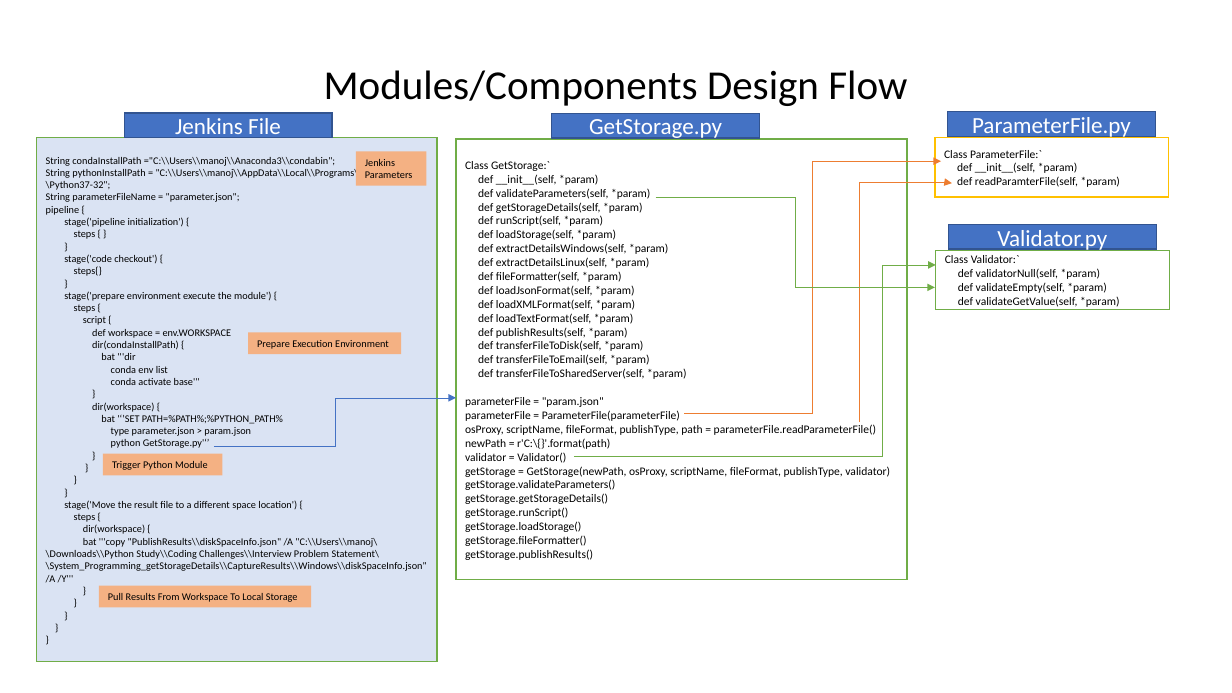
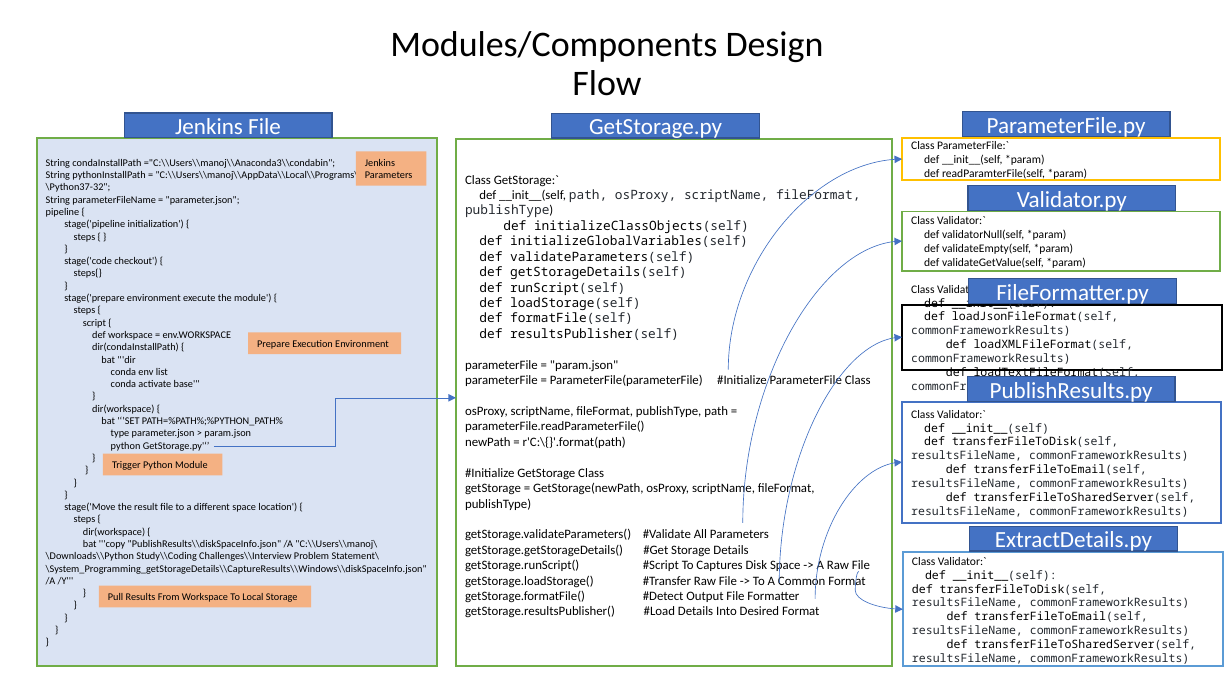
Before and after one commit to manojnayakkuna/System_Programming_getStorageDetails, a slide deck: slide 3 of Design Flow/GetStorageDetails Design Flow.pptx. Drawn at 1232x693 pixels with LibreOffice and Linux fonts; fonts in the diff are those of the drawing. Boxes give left, top, right and bottom in pixels: in the first picture for what was removed or moved away, otherwise in the second. Text is boxed around its words. In the diff, an @@ line names an element or a change of style, - is before the commit and + after.

```diff
--- a/Design Flow/GetStorageDetails Design Flow.pptx
+++ b/Design Flow/GetStorageDetails Design Flow.pptx
@@ title "Modules/Components Design Flow" moved from (x1=324, y1=70, x2=907, y2=106) to (x1=390, y1=31, x2=824, y2=96) @@
@@ title "Modules/Components Design Flow" at (x1=390, y1=31, x2=824, y2=96): size 32 to 28 pt @@
@@ rectangle "ParameterFile.py" moved from (x1=948, y1=112, x2=1156, y2=137) to (x1=963, y1=112, x2=1171, y2=137) @@
@@ rectangle "String condaInstallPath ="C:\\Users\\manoj\\Anaconda3\\conda ..." resized from (x1=37, y1=138, x2=437, y2=662) to (x1=37, y1=138, x2=437, y2=666) @@
@@ outline #70AD47 1 pt to #70AD47 1.5 pt in 3 elements at (x1=37, y1=138, x2=437, y2=666), (x1=902, y1=212, x2=1220, y2=271), (x1=457, y1=139, x2=893, y2=666) @@
@@ rectangle "Class GetStorage:`" resized from (x1=457, y1=139, x2=908, y2=579) to (x1=457, y1=139, x2=893, y2=666) @@
@@ rectangle "Class ParameterFile:`" resized from (x1=935, y1=138, x2=1169, y2=197) to (x1=902, y1=138, x2=1220, y2=180) @@
@@ rectangle "Class ParameterFile:`" at (x1=902, y1=138, x2=1220, y2=180): outline #FFC000 1 pt to #FFC000 1.5 pt @@
@@ text in rectangle at (x1=465, y1=175, x2=728, y2=448): size 9 to 10 pt in "Class GetStorage:`", "parameterFile = "param.json"", "osProxy, scriptName, fileFormat, publishType, path = paramet ...", "newPath = r'C:\{}'.format(path)" @@
@@ elbow arrow removed from (684, 414) to (941, 162) @@
@@ curved arrow added from (728, 370) to (902, 159), #4472C4 0.5 pt @@
@@ text in rectangle at (x1=465, y1=187, x2=860, y2=340): text changed; size 9 to 10 pt; font Calibri to Noto Sans Mono @@
-def __init__(self, *param)
-def validateParameters(self, *param)
-def getStorageDetails(self, *param)
-def runScript(self, *param)
-def loadStorage(self, *param)
-def extractDetailsWindows(self, *param)
-def extractDetailsLinux(self, *param)
-def fileFormatter(self, *param)
-def loadJsonFormat(self, *param)
-def loadXMLFormat(self, *param)
-def loadTextFormat(self, *param)
-def publishResults(self, *param)
-def transferFileToDisk(self, *param)
-def transferFileToEmail(self, *param)
-def transferFileToSharedServer(self, *param)
+def __init__(self, path, osProxy, scriptName, fileFormat, publishType)
+def initializeClassObjects(self)
+def initializeGlobalVariables(self)
+def validateParameters(self)
+def getStorageDetails(self)
+def runScript(self)
+def loadStorage(self)
+def formatFile(self)
+def resultsPublisher(self)
@@ elbow arrow removed from (656, 197) to (935, 287) @@
@@ elbow arrow removed from (860, 422) to (952, 183) @@
@@ rectangle "Validator.py" moved from (x1=949, y1=225, x2=1157, y2=250) to (x1=969, y1=186, x2=1177, y2=211) @@
@@ rectangle "Class Validator:`" resized from (x1=936, y1=250, x2=1170, y2=310) to (x1=902, y1=212, x2=1220, y2=271) @@
@@ elbow arrow removed from (574, 457) to (936, 265) @@
@@ curved arrow added from (743, 523) to (902, 241), #4472C4 0.5 pt @@
@@ rectangle added at (x1=970, y1=279, x2=1177, y2=304), fill #4472C4, outline #325491 1 pt, 18 pt, text #FFFFFF @@
+FileFormatter.py
@@ rectangle added at (x1=902, y1=305, x2=1222, y2=370), fill #FFFFFF, outline #000000 1.5 pt, 9 pt, text #24292F @@
+Class Validator:`
+def __init__(self):
+def loadJsonFileFormat(self, commonFrameworkResults)
+def loadXMLFileFormat(self, commonFrameworkResults)
+def loadTextFileFormat(self, commonFrameworkResults)
@@ curved arrow added from (779, 583) to (902, 337), #4472C4 0.5 pt @@
@@ text in rectangle at (x1=465, y1=373, x2=871, y2=388): text changed; size 9 to 10 pt @@
-parameterFile = ParameterFile(parameterFile)
+parameterFile = ParameterFile(parameterFile) #Initialize ParameterFile Class
@@ rectangle added at (x1=968, y1=377, x2=1176, y2=402), fill #4472C4, outline #325491 1 pt, 18 pt, text #FFFFFF @@
+PublishResults.py
@@ rectangle added at (x1=902, y1=402, x2=1222, y2=523), fill #FFFFFF, outline #4472C4 1.5 pt, 9 pt, text #24292F @@
+Class Validator:`
+def __init__(self)
+def transferFileToDisk(self, resultsFileName, commonFrameworkResults)
+def transferFileToEmail(self, resultsFileName, commonFrameworkResults)
+def transferFileToSharedServer(self, resultsFileName, commonFrameworkResults)
@@ text in rectangle at (x1=465, y1=468, x2=870, y2=615): text changed; size 9 to 10 pt @@
-validator = Validator()
-getStorage = GetStorage(newPath, osProxy, scriptName, fileFormat, publishType, validator)
-getStorage.validateParameters()
-getStorage.getStorageDetails()
-getStorage.runScript()
-getStorage.loadStorage()
-getStorage.fileFormatter()
-getStorage.publishResults()
+#Initialize GetStorage Class
+getStorage = GetStorage(newPath, osProxy, scriptName, fileFormat, publishType)
+getStorage.validateParameters() #Validate All Parameters
+getStorage.getStorageDetails() #Get Storage Details
+getStorage.runScript() #Script To Captures Disk Space -> A Raw File
+getStorage.loadStorage() #Transfer Raw File -> To A Common Format
+getStorage.formatFile() #Detect Output File Formatter
+getStorage.resultsPublisher() #Load Details Into Desired Format
@@ curved arrow added from (815, 599) to (902, 462), #4472C4 0.5 pt @@
@@ rectangle added at (x1=970, y1=527, x2=1177, y2=552), fill #4472C4, outline #325491 1 pt, 18 pt, text #FFFFFF @@
+ExtractDetails.py
@@ rectangle added at (x1=903, y1=553, x2=1223, y2=666), fill #FFFFFF, outline #5B9BD5 1.5 pt, 9 pt, text #24292F @@
+Class Validator:`
+def __init__(self):
+def transferFileToDisk(self, resultsFileName, commonFrameworkResults)
+def transferFileToEmail(self, resultsFileName, commonFrameworkResults)
+def transferFileToSharedServer(self, resultsFileName, commonFrameworkResults)
@@ curved arrow added from (859, 571) to (903, 609), #4472C4 0.5 pt @@
```
Also in this commit, not shown: 1 slide added, 2 other files.
